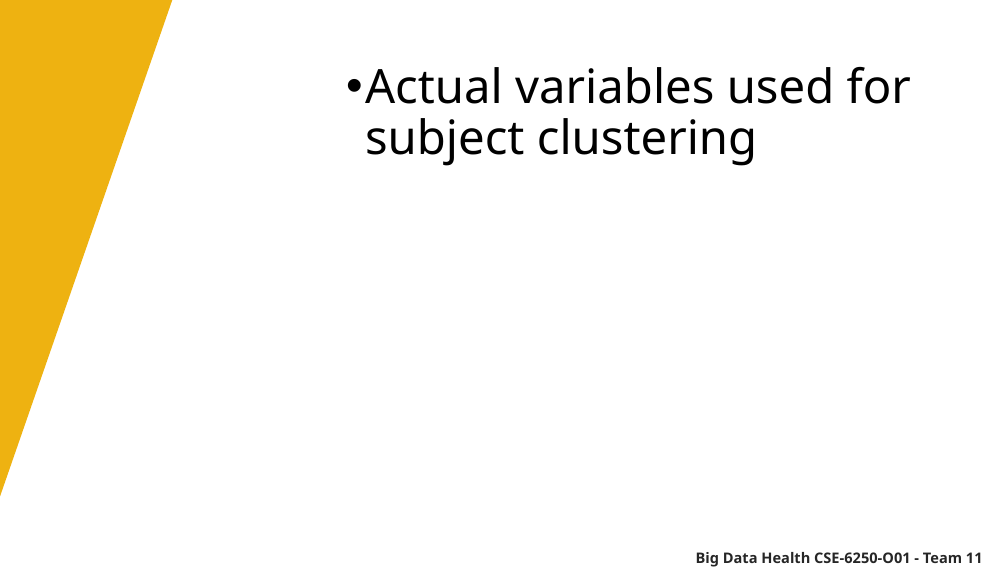
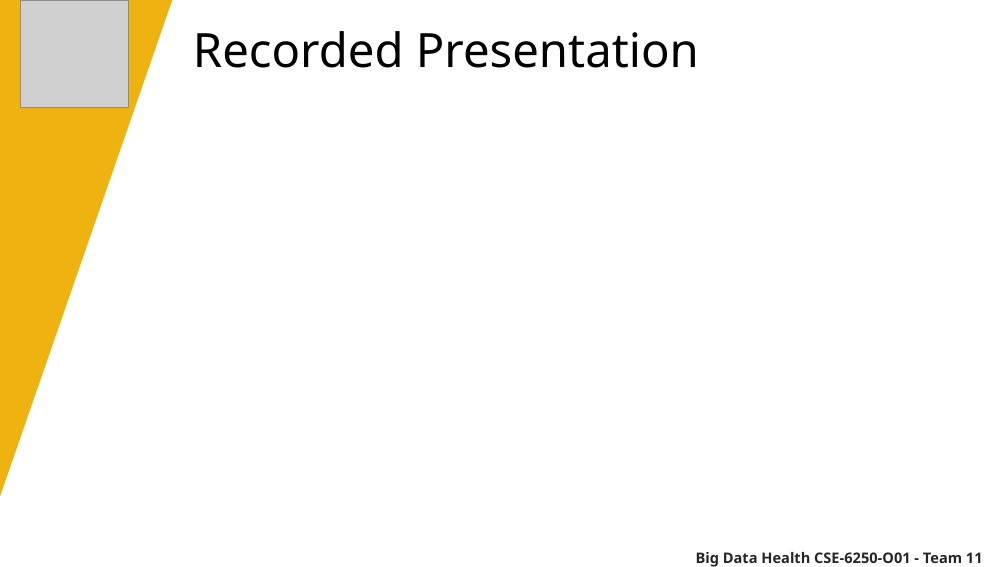
Before and after one commit to bdh-team-12/sleep-predictions-through-deep-learning, a slide deck: slide 2 of video-presentation/final-presentation.pptx. Drawn at 1008x567 pixels with LibreOffice and Linux fonts; fonts in the diff are those of the drawing; grey boxes stand for pictures. Boxes give left, top, right and bottom in pixels: in the first picture for what was removed or moved away, otherwise in the second. Text is boxed around its words. In the diff, an @@ line names an element or a change of style, - is before the commit and + after.

```diff
--- a/video-presentation/final-presentation.pptx
+++ b/video-presentation/final-presentation.pptx
@@ picture added at (20, 0, 129, 108) @@
@@ text at (193, 31, 699, 68): text changed @@
-• Actual variables used for subject clustering
+Recorded Presentation
```
Also in this commit, not shown: 2 other slides changed, 34 slides added.
